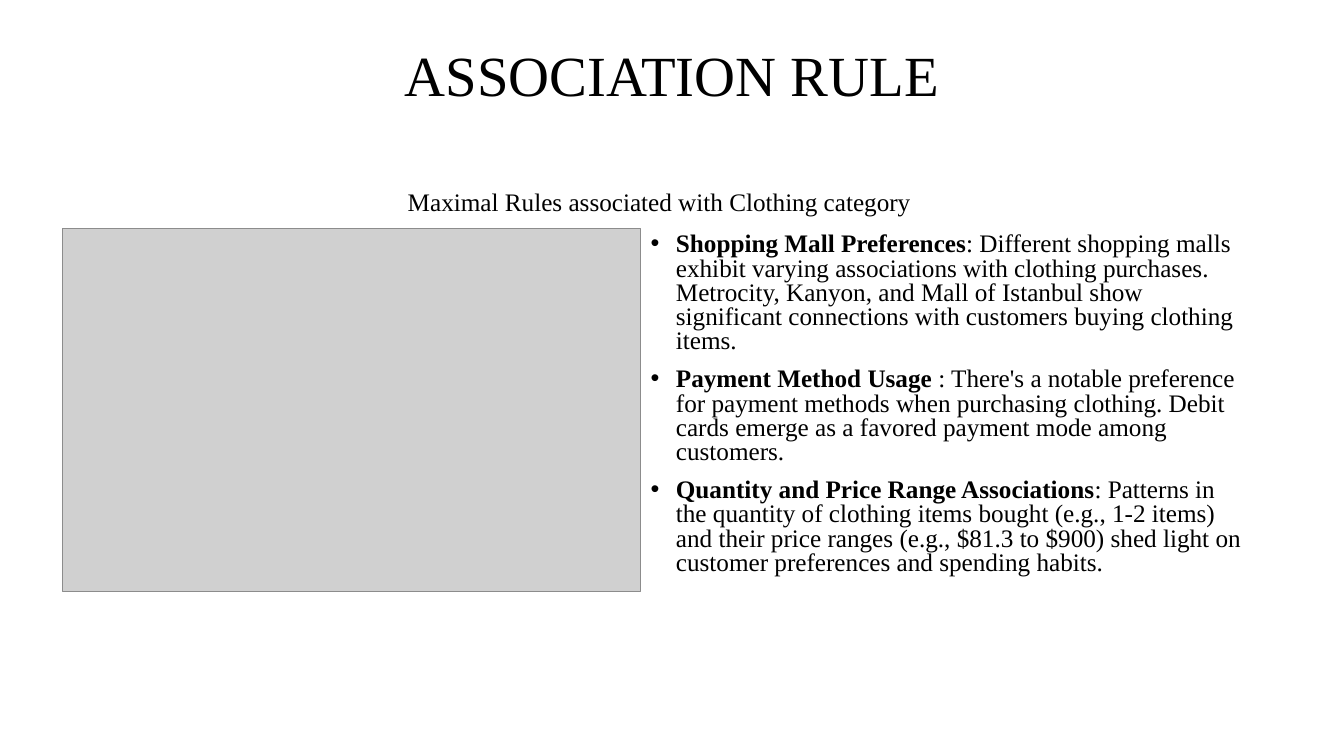
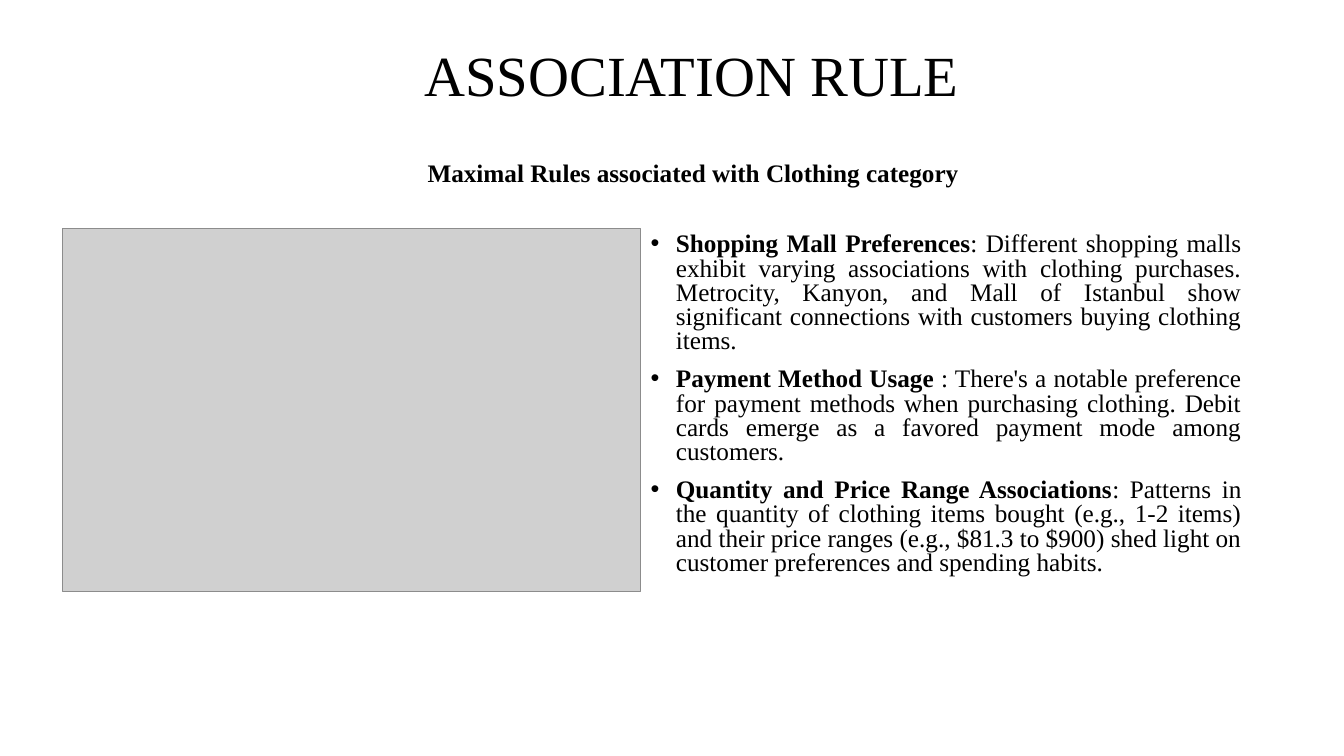
Before and after one commit to Jothish21/Data-Mining-Project-Group4, a slide deck: slide 5 of Group4-Presentation.pptx. Drawn at 1344x756 pixels with LibreOffice and Linux fonts; fonts in the diff are those of the drawing; grey boxes stand for pictures. Boxes give left, top, right and bottom in pixels: in the first picture for what was removed or moved away, otherwise in the second. Text is boxed around its words. In the diff, an @@ line names an element or a change of style, - is before the commit and + after.

```diff
--- a/Group4-Presentation.pptx
+++ b/Group4-Presentation.pptx
@@ title "ASSOCIATION RULE": place and size @@
-title "ASSOCIATION RULE" at <box>405,58,939,97</box>
+title "ASSOCIATION RULE" at <box>424,58,958,97</box>
@@ text "Maximal Rules associated with Clothing ...": place and size @@
-text "Maximal Rules associated with Clothing ..." at <box>408,193,911,217</box>
+text "Maximal Rules associated with Clothing ..." at <box>428,164,958,188</box>
@@ text "Maximal Rules associated with Clothing ..." at <box>428,164,958,188</box>: bold on @@
@@ text "Shopping Mall Preferences: Different shopping ..." at <box>676,234,1242,577</box>: alignment left to justified @@
```
Also in this commit, not shown: 10 other slides changed, 2 slides added, 1 slide removed.
